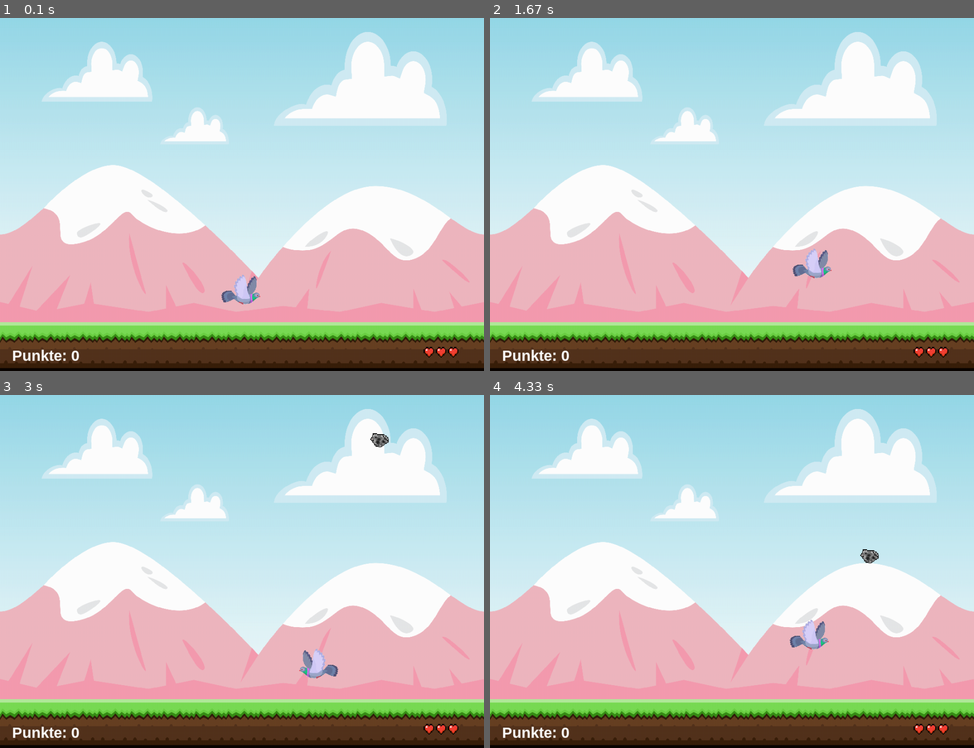
Above: before the commit, frames 1-4 (two rows, left to right).
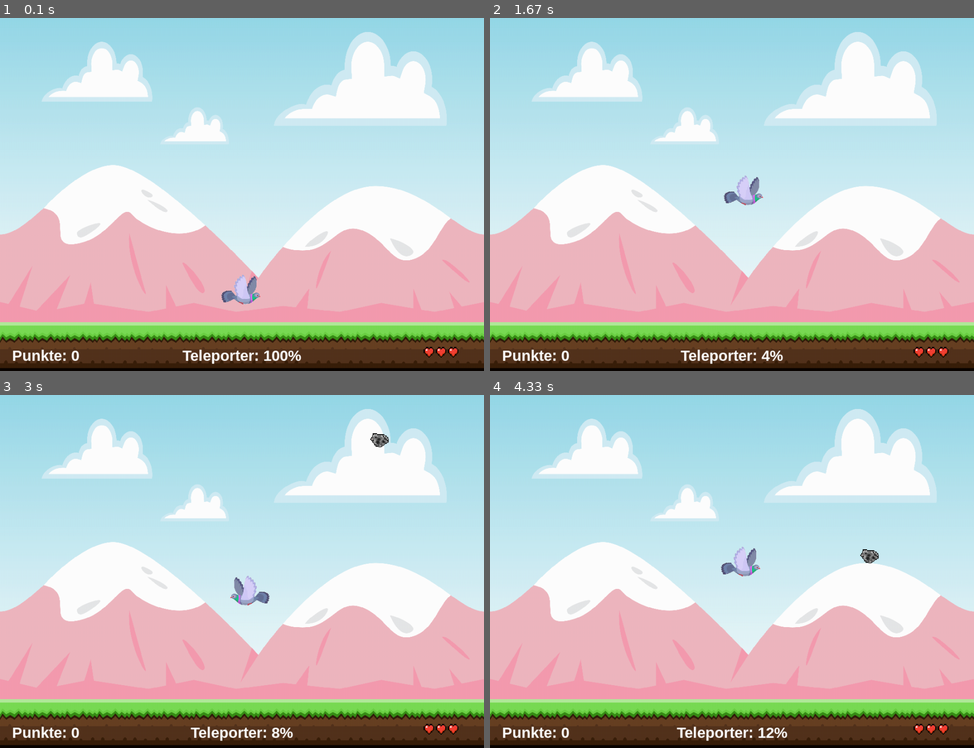
Above: after the commit, the same moments.

Repository: JanKrb/pygame-rocks
Game: pygame game, started from main.py
The game is run twice, just before and just after one commit, with the same random seed, the same clock (stepped at 60 frames per second) and the same inputs.
Inputs:
- Up to frame 1 (0.1 s): no input
- Up to frame 2 (1.67 s): hold Space 0.33-0.8 s; hold Right 0.33-0.8 s; hold Right 0.83-1.3 s; tap Space at 0.9, 1.2, 1.4 s; hold Up 1.33-1.63 s
- Up to frame 3 (3 s): hold Right 1.67-2.13 s; tap Space at 1.73, 2.03, 2.23, 2.53, 2.8 s; hold Left 2.17-2.7 s; hold Down from 2.73 s (still down)
- Up to frame 4 (4.33 s): release Down at 3.03 s; hold Left 3.07-3.47 s; tap Space at 3.13, 3.43, 3.57, 3.97, 4.27 s; hold Up 3.5-3.87 s; hold Right from 3.9 s (still down)

The runs differ from the first frame. In frame 1, 0.4% of the frame differs, in the area x 37-63%, y 93-99%; in frame 2, 1.1%; in frame 3, 1.1%; in frame 4, 1.1%, in the area x 38-70%, y 42-99%.

Commit message:
Teleporter with cooldown

Diff:
--- a/main.py
+++ b/main.py
@@ -1,3 +1,4 @@
+from math import sqrt
 from typing import Set
 import pygame
 import os
@@ -29,6 +30,7 @@
     title_gameover = 'Verloren!'
     title_resume = 'Drücken Sie <Space>'
     title_points = 'Punkte: %s'
+    title_teleporter = 'Teleporter: %s%'
 
     font_pause = ('arialblack', 64)
     font_points = ('arialblack', 28)
@@ -173,7 +175,7 @@
 
         if len(hits) > 0:
             hits[0].kill() # Delete stone
-            game.hearts.remove(game.hearts.sprites()[0]) # Remove one heart
+            game.hearts.remove(game.hearts.sprites()[0]) # Remove one
             self.hit_by_stone()
 
     def hit_by_stone(self):
@@ -184,6 +186,24 @@
         game.lives -= 1
         if game.lives <= 0:
             game.game_over = True
+
+    def random_teleport(self):
+        random_coords = (
+            random.randint(0, Settings.window_width - self.rect.width),
+            random.randint(0, Settings.window_height + self.rect.height)
+        )
+
+        self.rect.left = random_coords[0]
+        self.rect.top = random_coords[1]
+
+        radius_to_delete = 350
+        [sprite.kill() for sprite in game.stones if self.calculate_distance_to_stone(sprite) <= radius_to_delete] # Delete stones in area
+
+    def calculate_distance_to_stone(self, stone):
+        return abs(sqrt(
+            (stone.rect.left - self.rect.left) ** 2 +
+            (stone.rect.top - self.rect.top) ** 2
+        ))
 
     def resize_image(self):
         self.image = pygame.transform.scale(self.image, (
@@ -260,6 +280,8 @@
         self.stone_spawn_cooldown_initial = 150
         self.stone_spawn_cooldown = self.stone_spawn_cooldown_initial
         self.stone_spawn_cooldown_min = 20
+        self.teleport_cooldown_initial = 2000
+        self.teleport_cooldown = 2000
 
         self.hearts = pygame.sprite.Group()
         for i in range(self.lives):
@@ -268,6 +290,7 @@
         # Init fonts
         self.font_pause = pygame.font.SysFont(Settings.font_pause[0], Settings.font_pause[1])
         self.font_points = pygame.font.SysFont(Settings.font_points[0], Settings.font_points[1])
+        self.font_teleports = pygame.font.SysFont(Settings.font_points[0], Settings.font_points[1])
 
     def start(self) -> None:
         self.running = True
@@ -308,8 +331,9 @@
                     if self.game_over:
                         self.reset()
                     else:
-                        # special effect
-                        pass
+                        if self.teleport_cooldown >= self.teleport_cooldown_initial:
+                            self.pigeon.random_teleport()
+                            self.teleport_cooldown = 0
             elif event.type == pygame.KEYUP:
                 if event.key == pygame.K_RIGHT or event.key == pygame.K_LEFT:
                     self.pigeon.moving_hori = False
@@ -320,17 +344,14 @@
         '''
         Reset game to the initial
         '''
+
         self.lives = Settings.lives_initial
         self.stones.empty()
         self.pigeon.rect.top = Settings.window_height - Settings.pigeon_bottom_offset
         self.pigeon.rect.left = Settings.window_width // 2 - self.pigeon.rect.width // 2
         self.points = 0
         self.stone_spawn_cooldown_initial = 150
-        self.stone_spawn_cooldown = self.stone_spawn_cooldown_initial
-
-        for i in range(self.lives):
-            self.hearts.add(Heart(i))
-
+        self.stone_spawn_cooldown = 0
         self.game_over = False
 
     def update(self) -> None:
@@ -338,6 +359,10 @@
         self.pigeon.update()
         self.stones.update()
         self.hearts.update()
+
+        # Increase teleport cooldown
+        if self.teleport_cooldown < self.teleport_cooldown_initial:
+            self.teleport_cooldown += 1
 
         # Respawn stones
         if self.stone_spawn_cooldown <= 0:
@@ -373,12 +398,21 @@
 
         self.screen.blit(points_text, points_text_rect)
 
+    def draw_teleporter(self):
+        teleporter_text = self.font_teleports.render(Settings.title_teleporter.replace('%s', str(int((self.teleport_cooldown / self.teleport_cooldown_initial) * 100))), True, (255, 255, 255))
+        teleporter_text_rect = teleporter_text.get_rect()
+        teleporter_text_rect.top = Settings.window_height - 50
+        teleporter_text_rect.left = (Settings.window_width // 2) - (teleporter_text_rect.width // 2)
+
+        self.screen.blit(teleporter_text, teleporter_text_rect)
+
     def draw(self) -> None:
         self.background.draw()
         self.pigeon.draw()
         self.stones.draw(self.screen)
         self.hearts.draw(self.screen)
         self.draw_points()
+        self.draw_teleporter()
         pygame.display.flip()
 
 if __name__ == '__main__':
